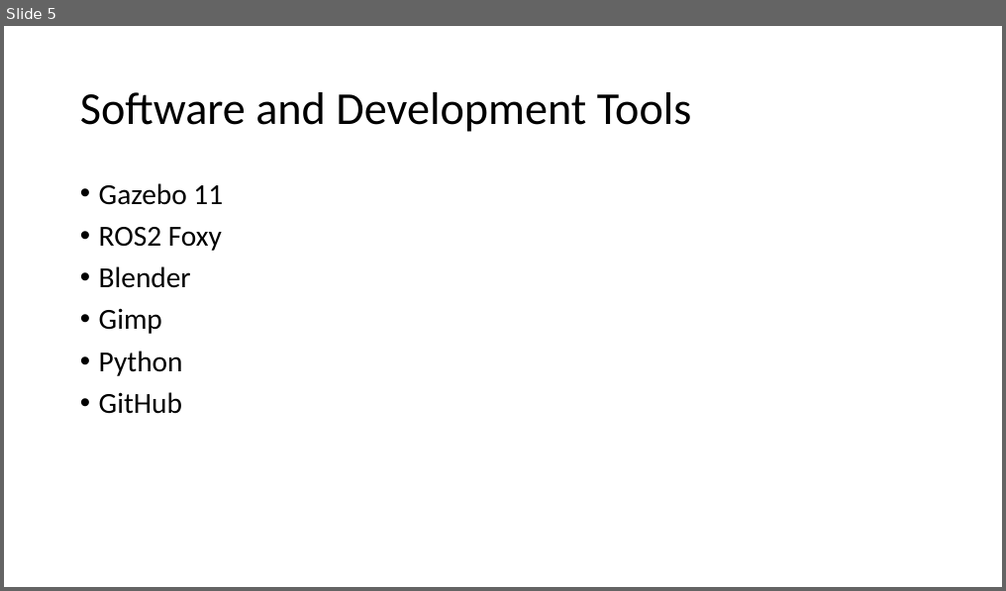
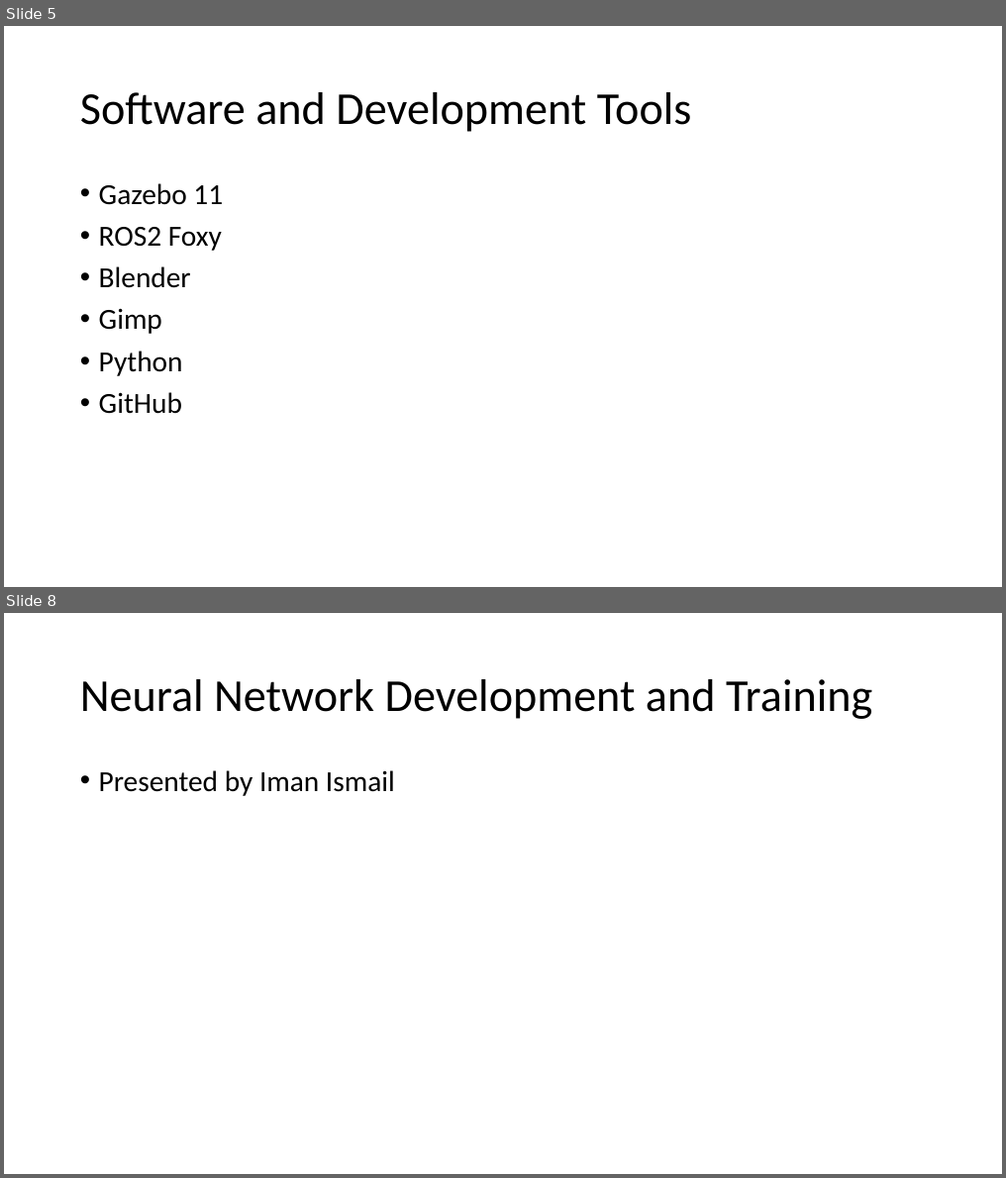
Before and after one commit to brb591/bumper-cars, a slide deck: Final-Presentation.pptx. Shown one above the other, each under a label of ours: slide 5 before the commit, slides 5 and 8 after it; the slides between them are not shown. The pictures are 1006x591 and 1006x1178 pixels, drawn with LibreOffice and Linux fonts; fonts in the diff are those of the drawing. Boxes give left, top, right and bottom in pixels: in the first picture for what was removed or moved away, otherwise in the second. Text is boxed around its words. In the diff, an @@ line names an element or a change of style, - is before the commit and + after.

Commit message:
A few more slides

```diff
--- a/Final-Presentation.pptx
+++ b/Final-Presentation.pptx
@@ slide 8 added at bbox=[4, 613, 1002, 1174], background #FFFFFF @@
@@ title added at bbox=[80, 679, 872, 719], 44 pt, text #000000 @@
+Neural Network Development and Training
@@ text added at bbox=[99, 770, 395, 796], 28 pt, text #000000 @@
+• Presented by Iman Ismail
```
Also in this commit, not shown: 3 other slides added.
